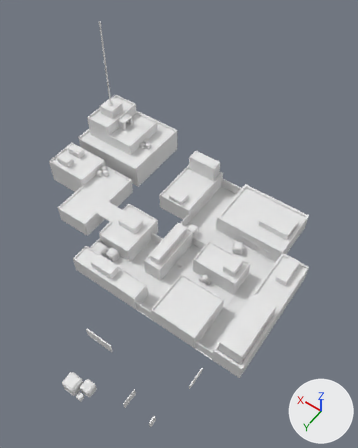
Before and after pictures for a commit that changed the Blender file LD32/Assets/Visual Assets/level0.blend.
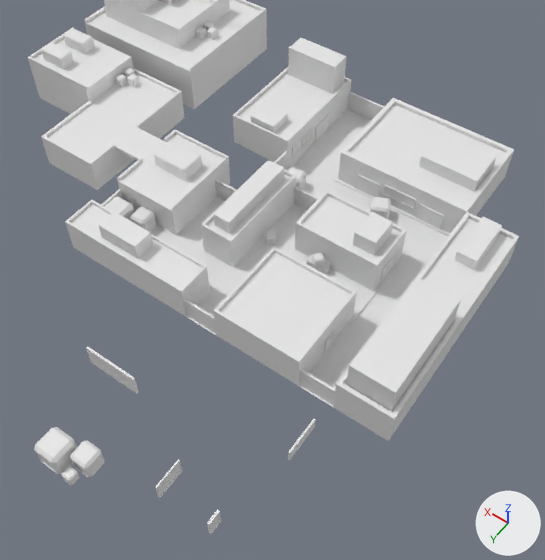
Each version appears first whole from a 50 mm lens placed at (-16.3, 29.8, 44.1), pointed at (0.5, 6.4, 7.4), and next in a close-up from a 50 mm lens placed at (-15.7, 28.7, 31.8), pointed at (-3.5, 11.5, 4.9). Every picture has the same lights, and +X, +Y and +Z are marked at lower right.

Names of what the first close-up shows: 'boxSet', 'box_l', 'box_m', 'box_s', 'door_l', 'door_s', 'fencing.004', 'fencing.007', 'level', 'window_4'.
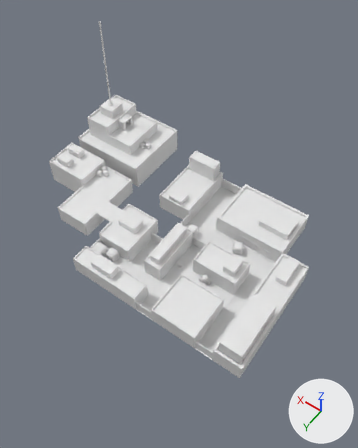
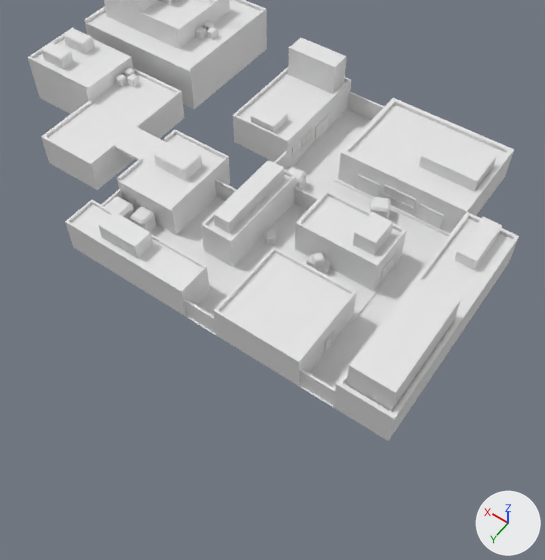
Commit message: Finished level1

Boxes [x1, y1, x2, y2] around the edits, measured in the close-ups (545 x 560 px):
'box_l', deleted
    before: [35, 427, 77, 474]
'box_m', deleted
    before: [71, 440, 104, 477]
'fencing.007', deleted
    before: [86, 347, 139, 394]
'door_l', deleted
    before: [155, 459, 182, 498]
'window_4', deleted
    before: [288, 419, 316, 460]
'box_s', deleted
    before: [62, 466, 79, 485]
'door_s', deleted
    before: [207, 509, 221, 534]

What the commit changed:
Object 'window_4' (ob_window_4) is deleted.
Object 'door_s' (ob_door_s) is deleted.
Object 'door_l' (ob_door_l) is deleted.
Object 'box_s' (ob_box_s) is deleted.
Object 'box_m' (ob_box_m) is deleted.
Object 'box_l' (ob_box_l) is deleted.
Object 'fencing.007' (ob_fencing_007) is deleted.
